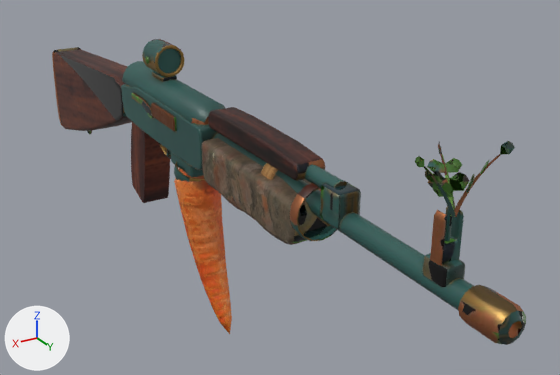
Two versions of the glTF model assets/weapons/carrot_rifle.glb, one commit apart.
One viewpoint serves both versions: a 50 mm camera at (0.292, 0.767, 0.308) aimed at (-0.072, 0.16, 0.005). Arrows for +X, +Y and +Z are at lower left; the lights stay in place. The picture after the commit comes second. Vertices at exactly the same position are counted once.

In view in the first picture: 'carrot_rifle'.
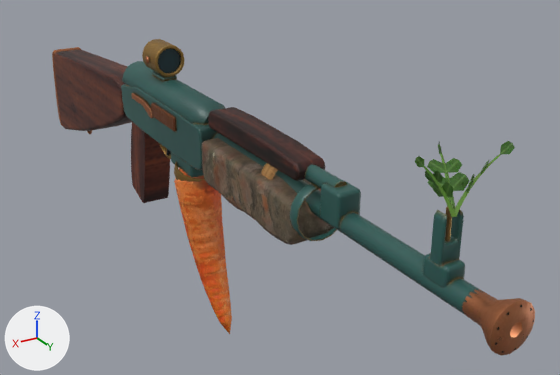
What differs and where, as boxes [x1, y1, x2, y2] in the pictures (560 x 375 px):
```json
{"object": "carrot_rifle", "change": "reshaped", "before": [52, 39, 526, 345], "after": [52, 39, 535, 356]}
{"part": 1, "of": "me_carrot_rifle", "change": "reshaped", "before": [458, 284, 526, 345], "after": [462, 289, 535, 356]}
{"part": 2, "of": "me_carrot_rifle", "change": "surface changed", "before": [53, 39, 515, 287], "after": [53, 39, 515, 287]}
```

Edits to the scene script, one JSON object a line:
```json
{"block": "me_carrot_rifle", "where": "# used by ob_carrot_rifle; location = (0.0, 0.0, 0.0)"}
{"op": "remove", "block": "me_carrot_rifle", "code": "me_carrot_rifle.from_pydata(...)  # 2719 vertices, 4870 faces; spans x -0.031..0.023, y -0.301..0.527, z -0.129..0.161"}
{"op": "add", "block": "me_carrot_rifle", "code": "me_carrot_rifle.from_pydata(...)  # 2845 vertices, 5062 faces; spans x -0.031..0.023, y -0.301..0.528, z -0.129..0.161"}
{"block": "me_carrot_rifle", "change": "me_carrot_rifle part 1: 97 vertices removed from x -0.012..0.012, y 0.495..0.527, z 0.06..0.084; 223 vertices added at x -0.017..0.017, y 0.495..0.528, z 0.055..0.089"}
{"block": "me_carrot_rifle", "change": "me_carrot_rifle part 2: 2603 kept faces spanning x -0.031..0.023, y -0.296..0.512, z -0.052..0.161 get new texture (UV) coordinates"}
```
